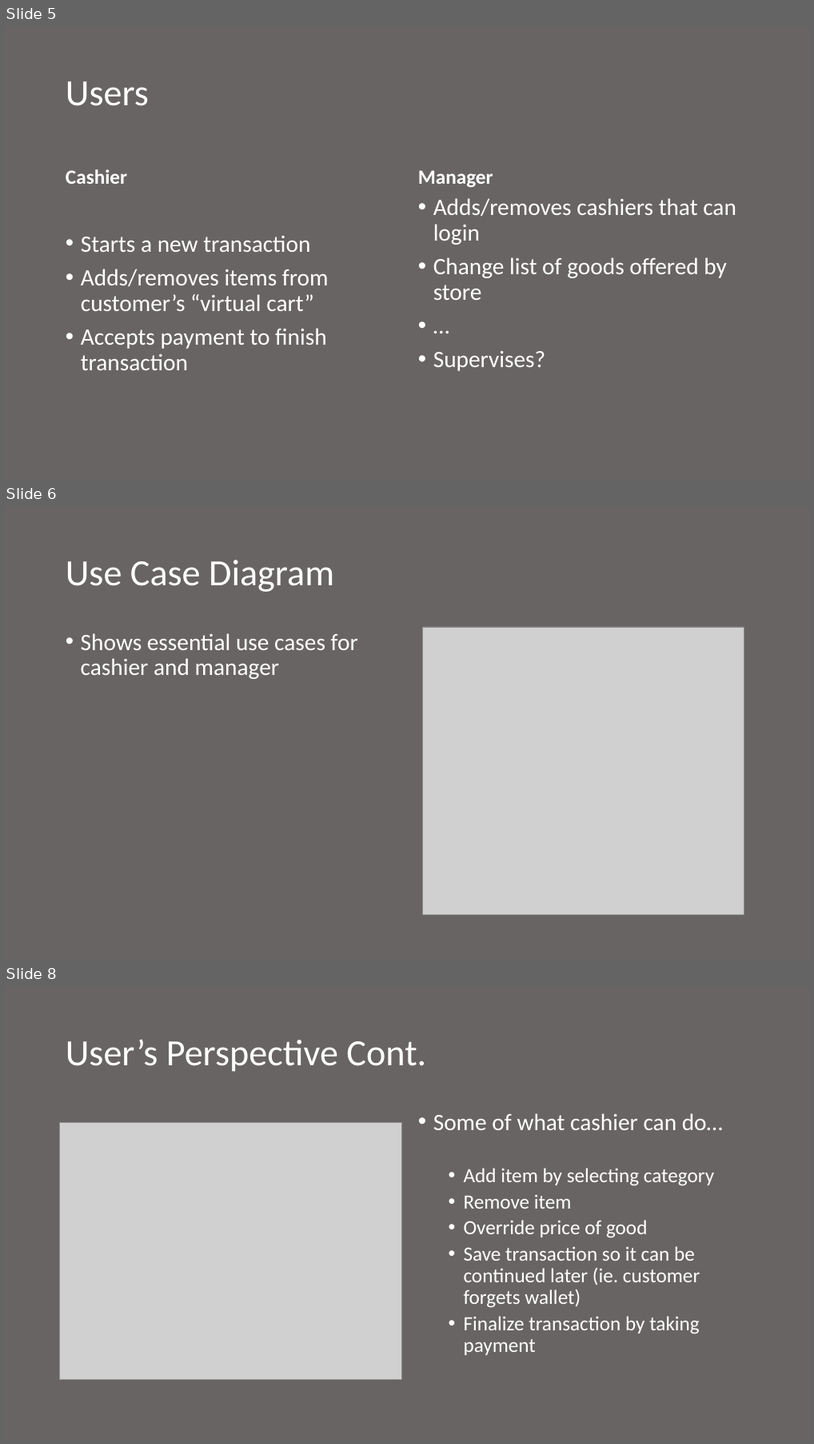
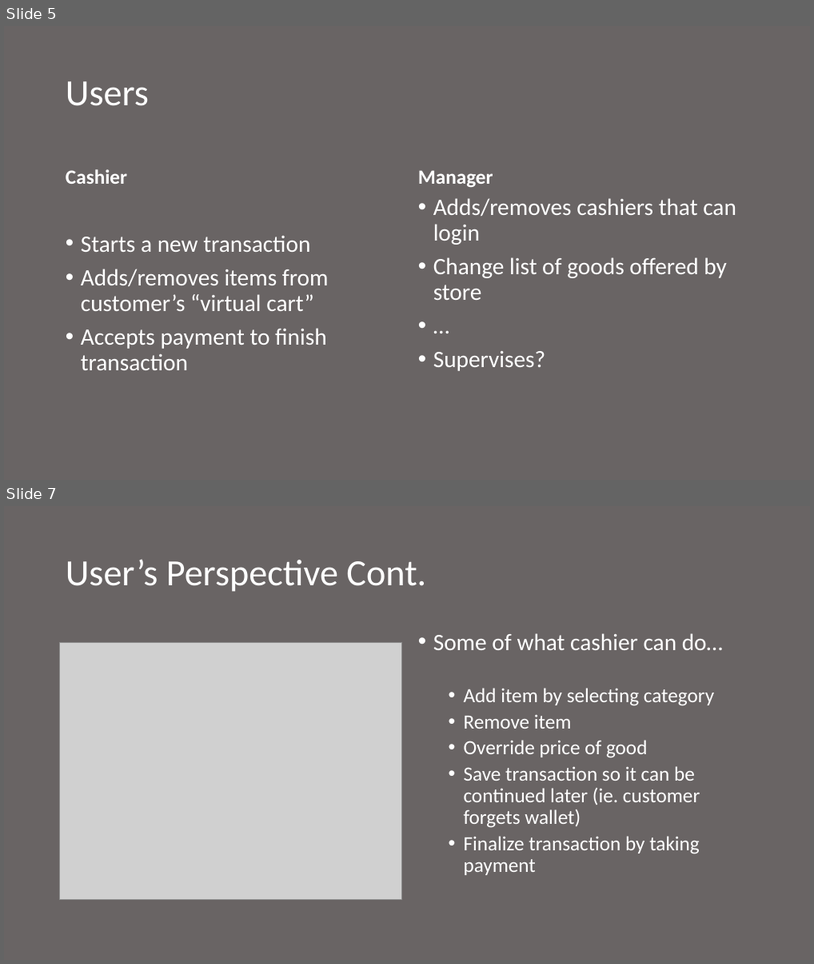
Before and after one commit to boltu11/DashForCash, a slide deck: Presentation.pptx. Shown one above the other, each under a label of ours: slides 5, 6 and 8 before the commit, slides 5 and 7 after it; the slides between them are not shown. The pictures are 814x1444 and 814x964 pixels, drawn with LibreOffice and Linux fonts; fonts in the diff are those of the drawing; grey boxes stand for pictures. Boxes give left, top, right and bottom in pixels: in the first picture for what was removed or moved away, otherwise in the second. Text is boxed around its words. In the diff, an @@ line names an element or a change of style, - is before the commit and + after.

Commit message:
Finished Presentation. Used diagram for Hardeep's screen, but can change that tomorrow morning

```diff
--- a/Presentation.pptx
+++ b/Presentation.pptx
@@ slide 6 removed at bbox=[4, 506, 810, 960], background #696464 @@
@@ title removed at bbox=[66, 560, 334, 592] @@
-Use Case Diagram
@@ text removed at bbox=[81, 633, 358, 679] @@
-• Shows essential use cases for cashier and manager
@@ picture removed at bbox=[422, 627, 745, 915] @@
@@ what was slide 8 is now slide 7 @@
```
Also in this commit, not shown: 6 slides changed, 6 slides added, 2 other slides removed.
